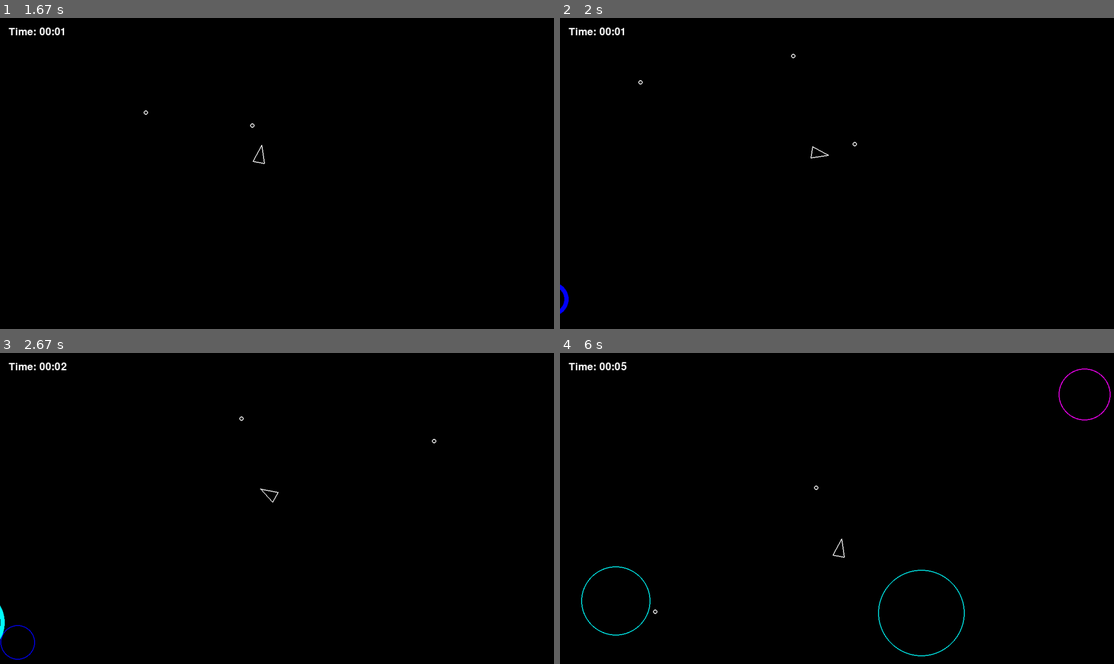
Above: before the commit, frames 1-4 (two rows, left to right).
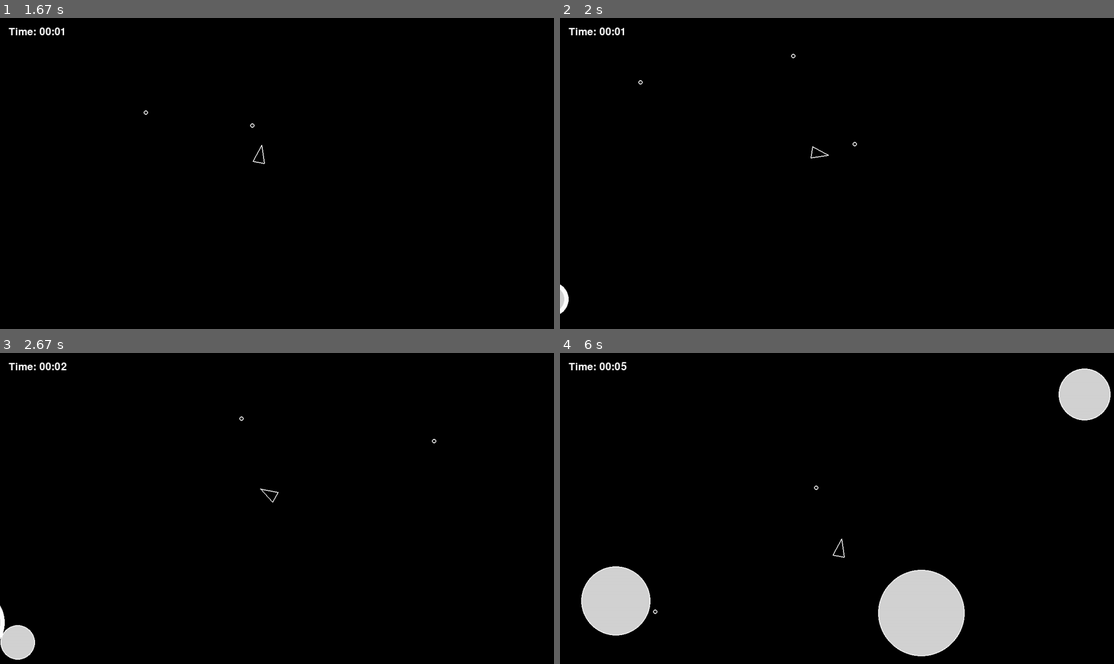
Above: after the commit, the same moments.

Repository: TobiasPartzsch/asteroids-game
Game: pygame game, started from main.py
Same seed, same stepped clock (60 frames per second), same inputs: the game is played once before the commit and once after it.
Inputs:
- Up to frame 1 (1.67 s): tap Space at 0.33, 0.73, 1.03, 1.23, 1.57 s; hold D 0.67-1.13 s; hold W 1.17-1.47 s; hold D from 1.5 s (still down)
- Up to frame 2 (2 s): tap Space at 1.87 s; release D at 1.97 s
- Up to frame 3 (2.67 s): hold A 2-2.53 s; tap Space at 2.07, 2.37, 2.63 s; hold S from 2.57 s (still down)
- Up to frame 4 (6 s): release S at 2.87 s; hold A 2.9-3.3 s; tap Space at 2.97, 3.27, 3.4, 3.8, 4.1, 4.47, 4.87, 5.17, 5.37, 5.67, 5.87 s; hold W 3.33-3.7 s; hold D 3.73-4.37 s; hold S 4.4-4.77 s; hold A 4.8-5.27 s; hold D 5.3-5.77 s; hold W from 5.8 s (still down)

Frame 1 is identical in both runs. In frame 2, 0.1% of the frame differs, in the area x 0-2%, y 85-96%; in frame 3, 0.6%; in frame 4, 6.9%, in the area x 3-100%, y 4-98%.

Commit message:
removed the debug prints

Diff:
--- a/asteroid_sprite.py
+++ b/asteroid_sprite.py
@@ -1,5 +1,4 @@
 import random
-import time
 from typing import Any, Callable, Optional
 
 import pygame
@@ -18,29 +17,19 @@
     Args:
         CircleShape (_type_): Asteroids are circular shapes.
     """
+    first_fragment_id = None # <--- Add this back
 
-    # frame_counter = 0
-    first_fragment_id = None
+    def __init__(self, position: pygame.Vector2, radius: float, is_fragment: bool = False) -> None:
+        """Initialize asteroid with position, radius, and invulnerability timer."""
+        self.is_fragment = is_fragment
 
-    def __init__(self, position: pygame.Vector2, radius: float) -> None:
-        """Initialize asteroid with position, radius, and invulnerability timer."""
         super().__init__(position, radius)
-        print(f"CONSTRUCTOR: Created at {position}, stored as {self._position}")
         self.invulnerable_timer = asteroids.SPAWN_INVUL_TIME_IN_SEC
-        print(f"CONSTRUCTOR: asteroid {id(self)} timer = {self.invulnerable_timer} (setting is {asteroids.SPAWN_INVUL_TIME_IN_SEC})")
-        # Color based on object ID
-        colors = ["white", "red", "green", "blue", "yellow", "cyan", "magenta"]
-        self.debug_color = colors[id(self) % len(colors)]
         self.fragmentation_counter = 0
         self.initial_speed: Optional[float] = None
 
-
     def draw(self, screen: pygame.Surface) -> None:
         """Draw asteroids as a simple circle with a white border."""
-        # # Only debug fragments, and only occasionally
-        # if hasattr(self, 'is_fragment') and pygame.time.get_ticks() % 1000 < 50:  # 50ms window every second
-        #     print(f"Drawing fragment {id(self)}: pos={self.position}, radius={self.radius}")
-
         if self.invulnerable_timer > 0:
             on_cycles, off_cycles = asteroids.INVULNERABILITY_BLINK_PATTERN
             total_cycle = on_cycles + off_cycles
@@ -54,18 +43,18 @@
             1 + asteroids.BORDER_WIDTH_INVULNERABLE_MULTIPLIER * (self.invulnerable_timer > 0)
         )
 
-        # # Draw filled circle first
-        # pygame.draw.circle(
-        #     screen,
-        #     color=asteroids.FILL_COLOR,
-        #     center=self.position,
-        #     radius=self.radius,
-        # )
+        # Draw filled circle first
+        pygame.draw.circle(
+            screen,
+            color=asteroids.FILL_COLOR,
+            center=self.position,
+            radius=self.radius,
+        )
 
         # Draw border on top
         pygame.draw.circle(
             screen,
-            color=self.debug_color,  # asteroids.BORDER_COLOR,
+            color=asteroids.BORDER_COLOR,
             center=self.position,
             radius=self.radius,
             width=border_width,
@@ -73,88 +62,36 @@
 
     def update(self, dt: float) -> None:
         """Update our state in the game."""
-        if hasattr(self, 'is_fragment') and self.is_fragment:
-            if not hasattr(self, 'update_calls'):
-                self.update_calls = 0
-                self.update_call_stack = []
 
-            self.update_calls += 1
+        # Get game time directly from pygame for speed scaling and debug context
+        current_game_time = pygame.time.get_ticks() / 1000.0
 
-            # Track where update is being called from
-            import traceback
-            if self.update_calls <= 5:  # Only first 5 calls
-                stack = traceback.extract_stack()
-                print(f"Fragment {id(self)}: Update call #{self.update_calls}")
-                print(f"  Called from: {stack[-3].filename}:{stack[-3].lineno} in {stack[-3].name}")
-                print(f"  Line: {stack[-3].line}")
-
-        # Add this to your asteroid update method for debugging:
-        if hasattr(self, 'is_fragment') and hasattr(self, 'manual_position'):
-            # Manual position tracking
-            self.manual_position += self.velocity * dt
-            auto_pos = self.position
-            manual_distance = (self.manual_position - self.start_pos).length()
-            auto_distance = (auto_pos - self.start_pos).length()
-            if self.frame_count == 33:
-                print(f"Manual calculation: {manual_distance:.1f}px, Pygame: {auto_distance:.1f}px")
-
-        elif hasattr(self, 'is_fragment'):
-            self.manual_position = self.position.copy()
-
-
-        if hasattr(self, 'is_fragment') and not hasattr(self, 'first_update_called'):
-            print(f"FIRST UPDATE CALL for fragment {id(self)} at {self.position}")
-            self.first_update_called = True
-
-        # Clean fragment tracking
-        if hasattr(self, 'is_fragment') and self.is_fragment:
-            if not hasattr(self, 'last_debug_time'):
-                self.last_debug_time = pygame.time.get_ticks()
-                self.start_pos = pygame.Vector2(self.position.x, self.position.y)
-                self.frame_count = 0
-                print(f"Fragment {id(self)}: START at {self.position}, start_pos set to {self.start_pos}")
-                print(f"_position: {self._position}, position: {self.position}, same? {self._position == self.position}")
-
-            self.frame_count += 1
-            current_time = pygame.time.get_ticks()
-            if current_time - self.last_debug_time >= 500:  # Every 500ms
-                distance_from_start = (self.position - self.start_pos).length()
-                elapsed_time = (current_time - self.creation_time) / 1000.0
-                expected_distance = self.velocity.length() * elapsed_time
-                print(f"Fragment {id(self)}: {self.frame_count} frames, moved {distance_from_start:.1f}px, expected {expected_distance:.1f}px")
-                self.last_debug_time = current_time
-
-        if hasattr(self, 'is_fragment') and id(self) == Asteroid.first_fragment_id:
-            old_pos = self.position.copy()
-            old_x, old_y = float(old_pos.x), float(old_pos.y)
-
+        # --- Invulnerable Timer Countdown (Apply to ALL asteroids) ---
         if self.invulnerable_timer > 0:
             self.invulnerable_timer -= dt
 
-        game_time = pygame.time.get_ticks() / 1000  # in seconds
+        # --- Speed Scaling (Apply to ALL asteroids) ---
+        # Use the local game time for speed scaling
+        game_time_for_speed = current_game_time
+
         updated_speed = (
             (self.initial_speed or 0.0)
             * asteroids.SPEED_GROWTH.function_type.calculate_multiplier(
-                asteroids.SPEED_GROWTH.coefficients, game_time
+                asteroids.SPEED_GROWTH.coefficients, game_time_for_speed
             )
         )
-        self.velocity = self.velocity.normalize() * updated_speed
+        # Ensure velocity has magnitude before normalizing if it starts at zero
+        if self.velocity.length_squared() > 0:
+            self.velocity = self.velocity.normalize() * updated_speed
+        # else: handle zero initial speed if necessary
+        # --- End Speed Scaling ---
 
-        if hasattr(self, 'is_fragment'):
-            self.position = self.manual_position.copy()
-        else:
-            self.position += self.velocity * dt
-        # self.position += self.velocity * dt
+        # --- Position Update (Apply to ALL asteroids) ---
+        # This is the core movement line.
+        self.position += self.velocity * dt
+        # --- End Position Update ---
 
-        if hasattr(self, 'is_fragment') and id(self) == Asteroid.first_fragment_id:
-            new_x, new_y = float(self.position.x), float(self.position.y)
-            actual_dx = new_x - old_x
-            actual_dy = new_y - old_y
-            expected_dx = self.velocity.x * dt
-            expected_dy = self.velocity.y * dt
-            print(f"Frame update: dx={actual_dx:.6f} (exp {expected_dx:.6f}), dy={actual_dy:.6f} (exp {expected_dy:.6f})")
-
-        # Clean up if completely off-screen with buffer zone
+        # Clean up if completely off-screen with buffer zone (Applies to ALL asteroids)
         buffer = self.radius + 50  # Extra tolerance
         screen_rect = pygame.Rect(
             -buffer,
@@ -174,53 +111,24 @@
         The number of new asteroids and their directions (via a multiplier of our current velocity vector) is governed by constants.py.
         This asteroid gets killed.
         """
-        print(f"=== SPLIT START === asteroid {id(self)} at {self.position}")
-        print(f"SPLIT CALLED on asteroid at {self.position} with velocity {self.velocity}")
         self.kill()
 
         # don't split minimal asteroids
         if self.radius <= asteroids.MIN_RADIUS:
             return
 
-
         angle = random.uniform(*asteroids.SPLIT_ANGLE)
         new_radius = self.radius - asteroids.MIN_RADIUS
+
         for direction in asteroids.SPLIT_DIRECTIONS:
-            original_velocity = self.velocity.copy()
-            rotated_velocity = original_velocity.rotate(angle * direction)
+            a = Asteroid(self.position, new_radius, is_fragment=True)
 
-            print(f"Original: {original_velocity}, magnitude: {original_velocity.length():.1f}")
-            print(f"Rotated by {angle * direction}°: {rotated_velocity}, magnitude: {rotated_velocity.length():.1f}")
-            print(f"Expected magnitude should be: {original_velocity.length():.1f}")
-
-            print(f"Creating fragment with direction {direction}, angle {angle * direction}")
-            a = Asteroid(self.position, new_radius)
-            print(f"JUST CREATED: pos={a.position}")
-            if Asteroid.first_fragment_id is None:
-                Asteroid.first_fragment_id = id(a)
-                print(f"Tracking fragment {id(a)} for detailed position debug")
-
-            print(f"FRAGMENT CREATED: timer is {a.invulnerable_timer}")
-            a.invulnerable_timer = asteroids.SPAWN_INVUL_TIME_IN_SEC  # Force fresh timer
-            print(f"Fragment groups: {[g.__class__.__name__ + str(id(g)) for g in a.groups()]}")
-            a.velocity = self.velocity.copy()
-            print(f"SPLIT_SPEEDUP = {asteroids.SPLIT_SPEEDUP}")
-            print(f"old velocity = {a.velocity}")
+            # a.invulnerable_timer = asteroids.SPAWN_INVUL_TIME_IN_SEC  # Force fresh timer
+            a.velocity = self.velocity
             a.velocity *= asteroids.SPLIT_SPEEDUP
             a.initial_speed = a.velocity.length()
-            print(f"sped up velocity = {a.velocity}")
             a.velocity = a.velocity.rotate(angle * direction)
-            print(f"rotated velocity = {a.velocity}")
-            # offset = a.velocity.normalize() * new_radius * 3
-            # # print(f"offset for splitting: {offset}")
-            # a.position += offset
-            print(f"Fragment {direction}: pos={a.position}, vel={a.velocity}, radius={new_radius}")
-            a.is_fragment = True  # Mark as fragment for tracking
-            a.creation_time = pygame.time.get_ticks()
             a.fragmentation_counter = self.fragmentation_counter + 1
-            print(f"AFTER SETUP: pos={a.position}")
-
-        print(f"=== SPLIT COMPLETED ===")
 
     def bounce_with(self, other: "Asteroid") -> None:
         """Bounce with another asteroid. Both velocities will be changed.
@@ -237,15 +145,12 @@
             behaviour: CollisionBehaviour=CollisionBehaviour.DELETE):
         # Dictionary mapping behaviours to methods
         # TODO: move to constants.py eventually. Maybe
-        print(f"=== COLLISION START === asteroid {id(self)} at {self.position}")
-        print(f"COLLISION CALLED on asteroid at {self.position} with velocity {self.velocity}")
         behaviours: dict[CollisionBehaviour, Callable[[], None]] = {
             CollisionBehaviour.NOTHING: lambda: None,
             CollisionBehaviour.DELETE: lambda: do(self.kill, other_asteroid.kill),
             CollisionBehaviour.SPLIT: lambda: do(self.split, other_asteroid.split),
             CollisionBehaviour.BOUNCE: lambda: self.bounce_with(other_asteroid)
         }
-
         # Execute the selected behaviour
         behaviours[behaviour]()
 
--- a/asteroidfield.py
+++ b/asteroidfield.py
@@ -61,7 +61,6 @@
         Args:
             dt (float): Elapsed time in seconds
         """
-        # print(f"ASTEROID UPDATE CALLED: {id(self)}")
         game_time = pygame.time.get_ticks() / 1000  # in seconds
         spawn_rate_per_sec = SPAWN_RATE_GROWTH.function_type.calculate_multiplier(
             SPAWN_RATE_GROWTH.coefficients, game_time
--- a/main.py
+++ b/main.py
@@ -1,5 +1,4 @@
 import sys
-import time
 from typing import Any, Set
 
 import pygame
@@ -9,6 +8,10 @@
 from player import Player
 from settings.display import FPS, SCREEN_HEIGHT, SCREEN_WIDTH, TIMER_FONT, TIMER_FONT_SIZE, GameColors
 from shot import Shot
+
+# --- Debug Variable ---
+DEBUG_CURRENT_GAME_TIME = 0.0 # <--- Add this module-level variable
+# --- End Debug Variable ---
 
 
 class Game:
@@ -29,11 +32,6 @@
         self.vulnerable_asteroids: pygame.sprite.Group[Any] = pygame.sprite.Group()  # vulnerable asteroids
         self.invulnerable_asteroids: pygame.sprite.Group[Any] = pygame.sprite.Group()  # invulnerable asteroids
         self.shots: pygame.sprite.Group[Any] = pygame.sprite.Group()  # all shots
-
-        # print(f"vulnerable_asteroids id: {id(self.vulnerable_asteroids)}")
-        # print(f"invulnerable_asteroids id: {id(self.invulnerable_asteroids)}")
-        # print(f"updatable id: {id(self.updatable)}")
-        # print(f"drawable id: {id(self.drawable)}")
 
         Player.containers = (self.updatable, self.drawable)
         Asteroid.containers = (
@@ -88,16 +86,6 @@
             _.kill()
         for _ in asteroids_to_split:
             _.split()
-            asteroid_count = len(self.vulnerable_asteroids) + len(self.invulnerable_asteroids)
-            print(f"After split: drawable={len(self.drawable)}, asteroids={asteroid_count}")
-            # Debug: Check if any fragments were added multiple times
-            for sprite in self.updatable:
-                if hasattr(sprite, 'is_fragment') and sprite.is_fragment:
-                    count = sum(1 for s in self.updatable if s is sprite)
-                    if count > 1:
-                        print(f"DUPLICATE! Fragment {id(sprite)} appears {count} times in updatable!")
-                    else:
-                        print(f"Fragment {id(sprite)} appears {count} time in updatable (OK)")
 
         # player collision
         all_asteroids = list(self.vulnerable_asteroids) + list(self.invulnerable_asteroids)
@@ -128,21 +116,10 @@
         Args:
             dt: Time elapsed since last frame (in seconds).
         """
-        # print(f"About to call updatable.update(dt={dt}) on {len(self.updatable)} objects")
-        if not hasattr(self, 'main_update_count'):
-            self.main_update_count = 0
-            self.main_update_start_time = time.time()
-
-        self.main_update_count += 1
-        elapsed = time.time() - self.main_update_start_time
-        print(f"MAIN UPDATE CALL #{self.main_update_count} at {elapsed:.3f}s")
-
         self.updatable.update(dt)
-        # print(f"Finished updatable.update()")
 
         for asteroid in self.invulnerable_asteroids.copy():  # copy() to avoid iteration issues
             if asteroid.invulnerable_timer <= 0:
-                # print(f"TRANSFERRING asteroid {id(asteroid)} from invulnerable to vulnerable")
                 self.invulnerable_asteroids.remove(asteroid)
                 self.vulnerable_asteroids.add(asteroid)
 
@@ -160,17 +137,12 @@
 
     def run(self) -> None:
         """Main loop: process events, update state, draw, repeat."""
-        frame_count = 0
-        start_time = time.time()
 
         while self.running:
             dt = self.clock.tick(FPS) / 1000.0  # seconds since last frame
-            current_time = time.time() - start_time
-            frame_count += 1
-            print(f"FRAME #{frame_count} at {current_time:.3f}s: dt={dt:.6f}s")
             self.handle_events()
+            self.handle_collisions()
             self.update(dt)
-            self.handle_collisions()
             self.draw()
         pygame.quit()
 
